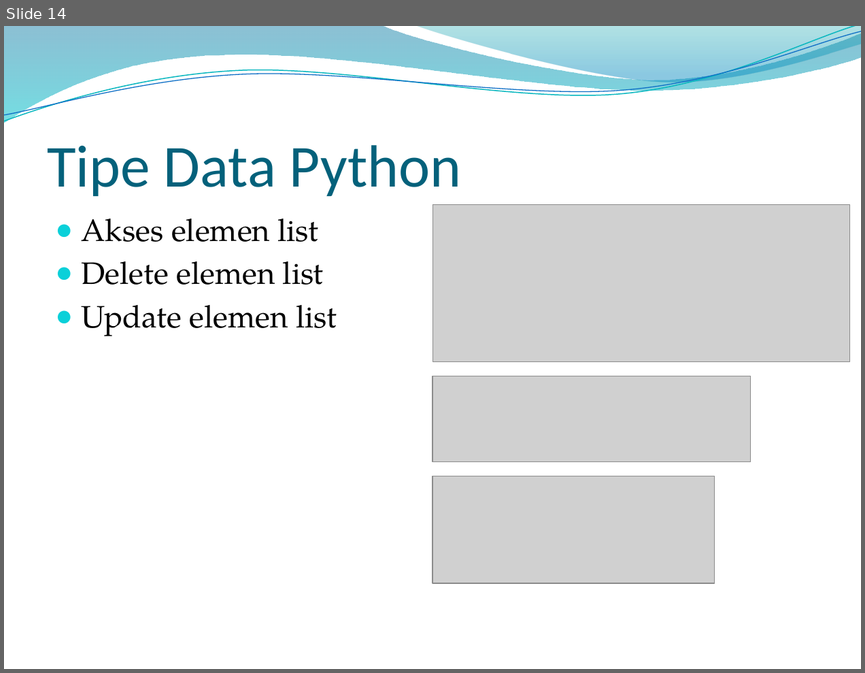
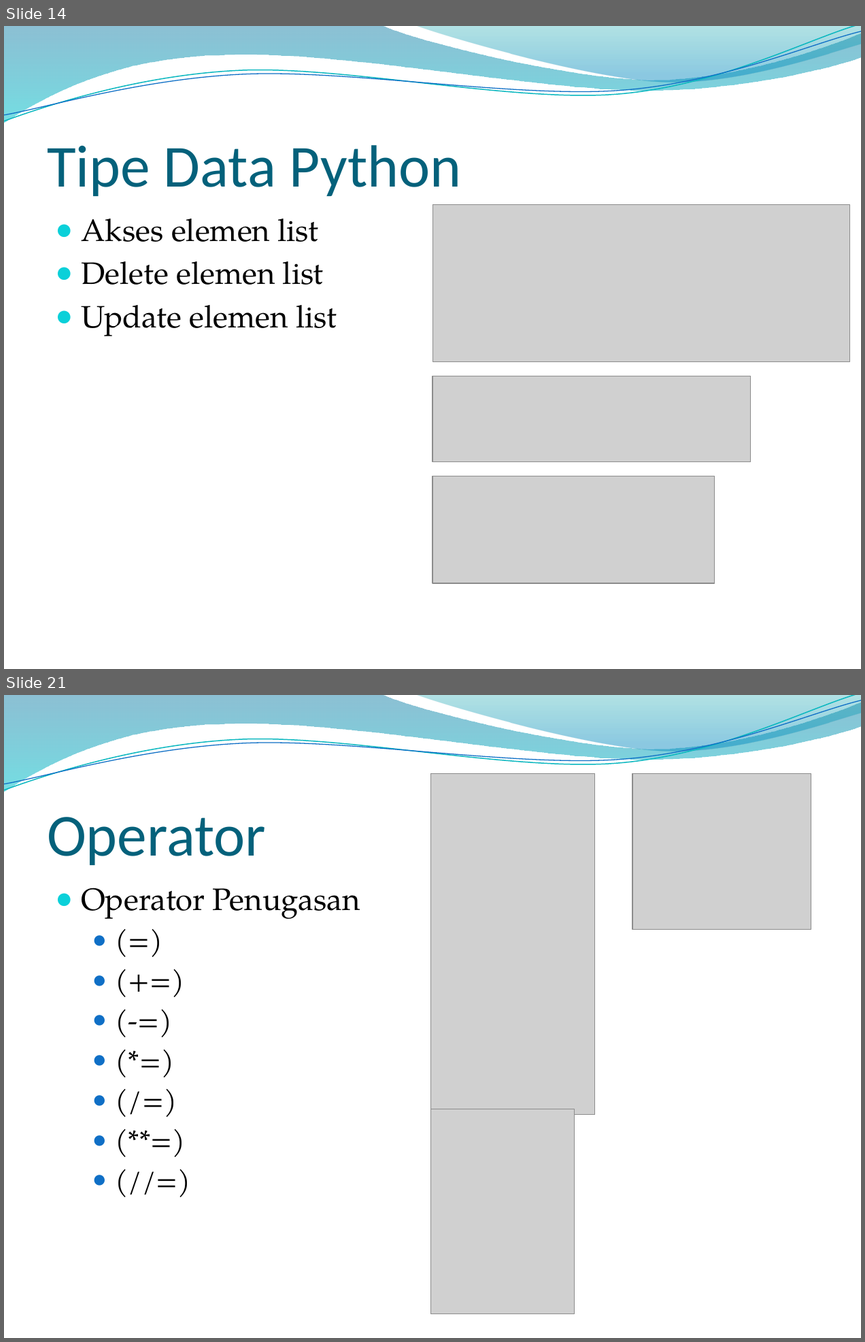
Before and after one commit to dizolette/DeepLearningAlbert, a slide deck: PPT Albertus Dwi S.pptx. Shown one above the other, each under a label of ours: slide 14 before the commit, slides 14 and 21 after it; the slides between them are not shown. The pictures are 865x673 and 865x1342 pixels, drawn with LibreOffice and Linux fonts; fonts in the diff are those of the drawing; grey boxes stand for pictures; background and template pictures are left out. Boxes give left, top, right and bottom in pixels: in the first picture for what was removed or moved away, otherwise in the second. Text is boxed around its words. In the diff, an @@ line names an element or a change of style, - is before the commit and + after.

```diff
--- a/PPT Albertus Dwi S.pptx
+++ b/PPT Albertus Dwi S.pptx
@@ slide 21 added at bbox=[4, 695, 861, 1338], background picture (left out); not listed: 4 template elements that a slide beside it also shows @@
@@ picture added at bbox=[430, 774, 595, 1115] @@
@@ picture added at bbox=[632, 774, 810, 930] @@
@@ title added at bbox=[47, 817, 266, 865], 50 pt, text #04617B @@
+Operator
@@ text added at bbox=[81, 887, 360, 919], 24 pt, text #000000 @@
+● Operator Penugasan
+  ● (=)
+  ● (+=)
+  ● (-=)
+  ● (*=)
+  ● (/=)
+  ● (**=)
+  ● (//=)
@@ picture added at bbox=[430, 1109, 575, 1314] @@
```
Also in this commit, not shown: 6 slides changed, 10 other slides added.
